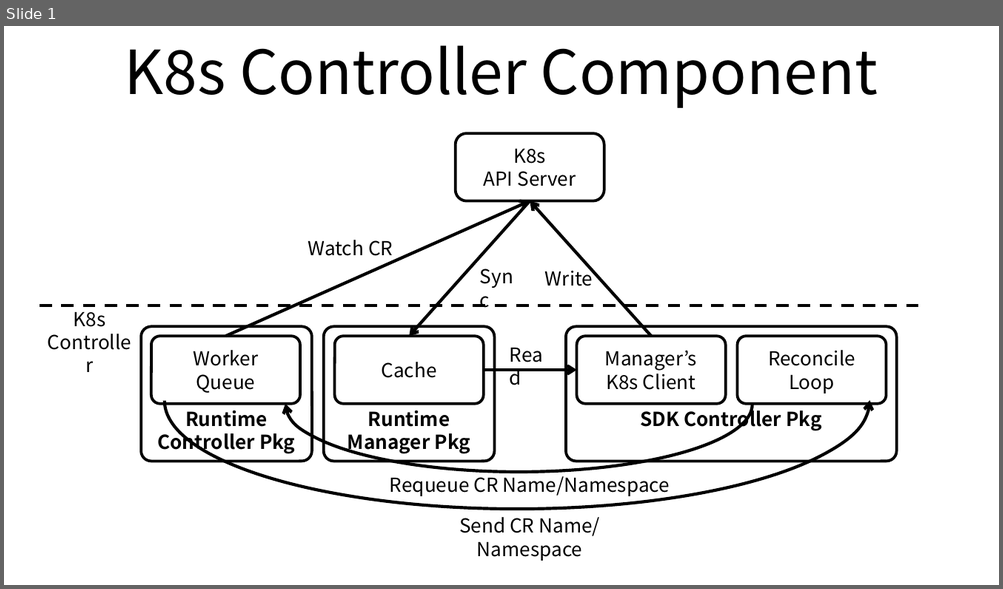
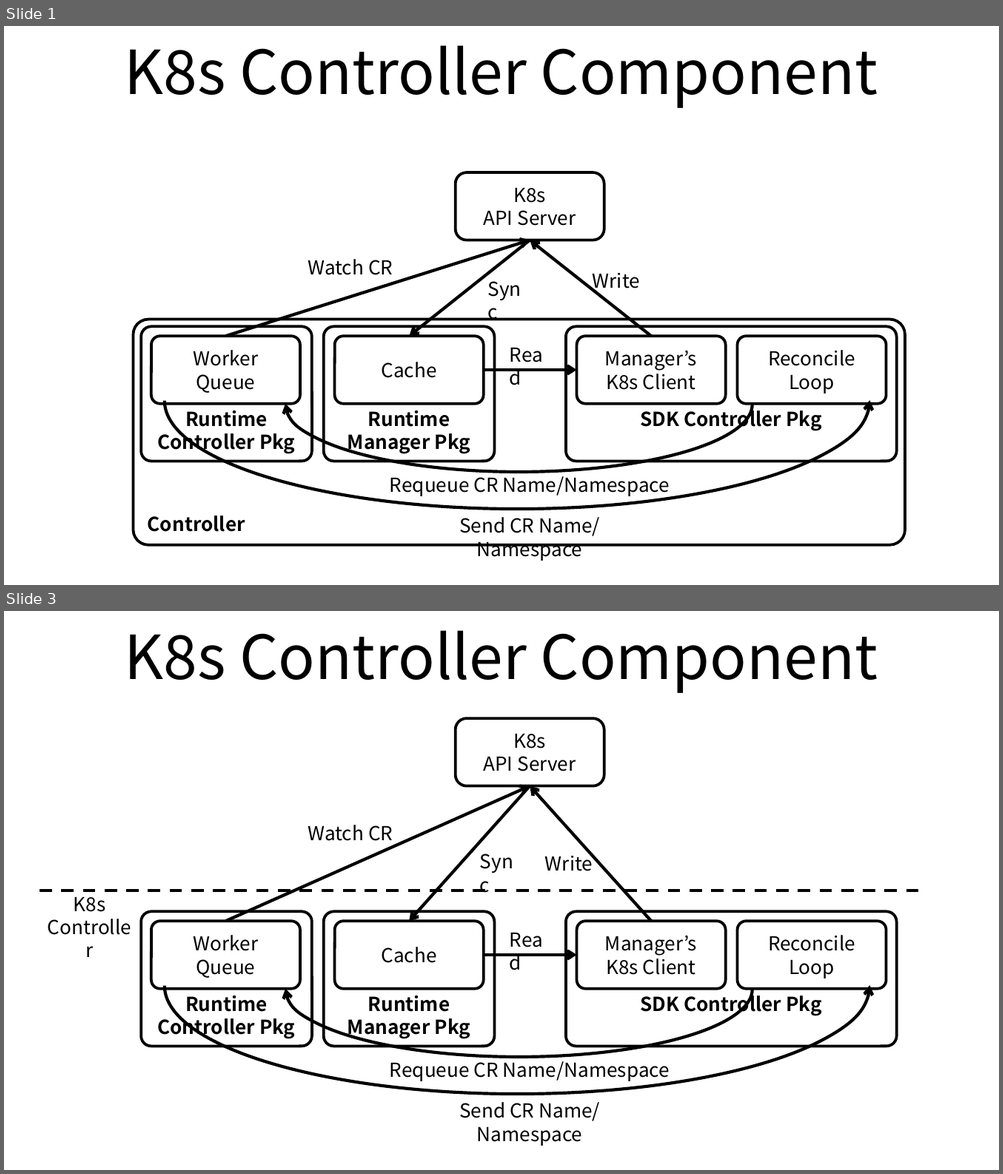
Before and after one commit to ssup2/blog-old, a slide deck: images/programming/Kubernetes_Operator_SDK_Golang/Kubernetes_Operator_SDK_Golang.pptx. Shown one above the other, each under a label of ours: slide 1 before the commit, slides 1 and 3 after it; the slides between them are not shown. The pictures are 1003x589 and 1003x1174 pixels, drawn with LibreOffice and Linux fonts; fonts in the diff are those of the drawing. Boxes give left, top, right and bottom in pixels: in the first picture for what was removed or moved away, otherwise in the second. Text is boxed around its words. In the diff, an @@ line names an element or a change of style, - is before the commit and + after.

```diff
--- a/images/programming/Kubernetes_Operator_SDK_Golang/Kubernetes_Operator_SDK_Golang.pptx
+++ b/images/programming/Kubernetes_Operator_SDK_Golang/Kubernetes_Operator_SDK_Golang.pptx
@@ slide 1 added at (4, 26, 999, 585), background #FFFFFF @@
@@ title added at (125, 45, 878, 108), 44 pt, text #000000 @@
+K8s Controller Component
@@ rounded rectangle added at (455, 173, 605, 240), fill #FFFFFF, outline #000000 2 pt, 14 pt, text #000000 @@
+K8s
+API Server
@@ arrow added from (226, 336) to (529, 240), #000000 2.25 pt @@
@@ arrow added from (529, 240) to (409, 336), #000000 2.25 pt @@
@@ arrow added from (651, 336) to (529, 240), #000000 2.25 pt @@
@@ text added at (308, 259, 392, 275), 14 pt, text #000000 @@
+Watch CR
@@ text added at (478, 272, 538, 306), 14 pt, text #000000 @@
+Sync
@@ text added at (592, 272, 640, 294), 14 pt, text #000000 @@
+Write
@@ arc (boxed as its full ellipse) added at (164, 294, 869, 509), outline #000000 2.25 pt @@
@@ rounded rectangle added at (134, 319, 905, 545), outline #000000 2 pt, 14 pt, text #000000, bold @@
+Controller
@@ rounded rectangle added at (141, 326, 313, 462), fill #FFFFFF, outline #000000 2 pt, 14 pt, text #000000, bold @@
+Runtime
+Controller Pkg
@@ rounded rectangle added at (151, 336, 301, 404), fill #FFFFFF, outline #000000 2 pt, 14 pt, text #000000 @@
+Worker Queue
@@ rounded rectangle added at (323, 326, 495, 462), fill #FFFFFF, outline #000000 2 pt, 14 pt, text #000000, bold @@
+Runtime
+Manager Pkg
@@ rounded rectangle added at (334, 336, 484, 404), fill #FFFFFF, outline #000000 2 pt, 14 pt, text #000000 @@
+Cache
@@ rounded rectangle added at (566, 326, 896, 462), fill #FFFFFF, outline #000000 2 pt, 14 pt, text #000000, bold @@
+SDK Controller Pkg
@@ rounded rectangle added at (577, 336, 726, 404), fill #FFFFFF, outline #000000 2 pt, 14 pt, text #000000 @@
+Manager’s
+K8s Client
@@ rounded rectangle added at (737, 336, 886, 404), fill #FFFFFF, outline #000000 2 pt, 14 pt, text #000000 @@
+Reconcile Loop
@@ arc (boxed as its full ellipse) added at (285, 338, 752, 472), outline #000000 2.25 pt @@
@@ text added at (499, 338, 563, 372), 14 pt, text #000000 @@
+Read
@@ arrow added from (484, 370) to (577, 370), #000000 2.25 pt @@
@@ text added at (390, 472, 669, 497), 14 pt, text #000000 @@
+Requeue CR Name/Namespace
@@ text added at (459, 517, 600, 561), 14 pt, text #000000 @@
+Send CR Name/Namespace
@@ what was slide 1 is now slide 3 @@
```
Also in this commit, not shown: 6 other files.
